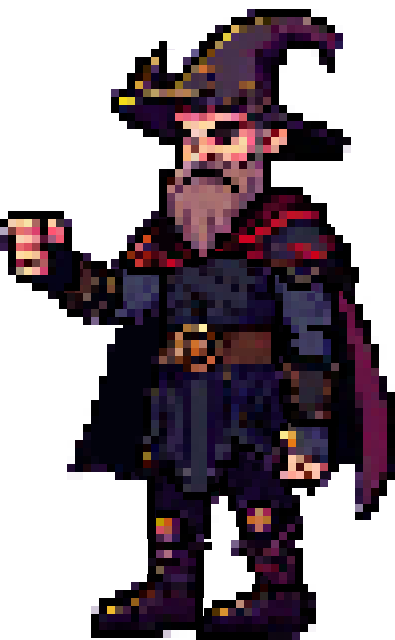
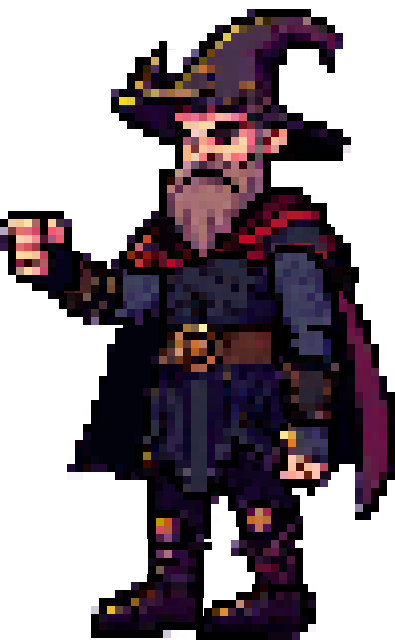
Layer changes from the first 395 × 640 image to the second:
moved "cabeca" above "gola" over [267, 245, 331, 273]
moved "gola" above "corpo" over [267, 245, 331, 291]
